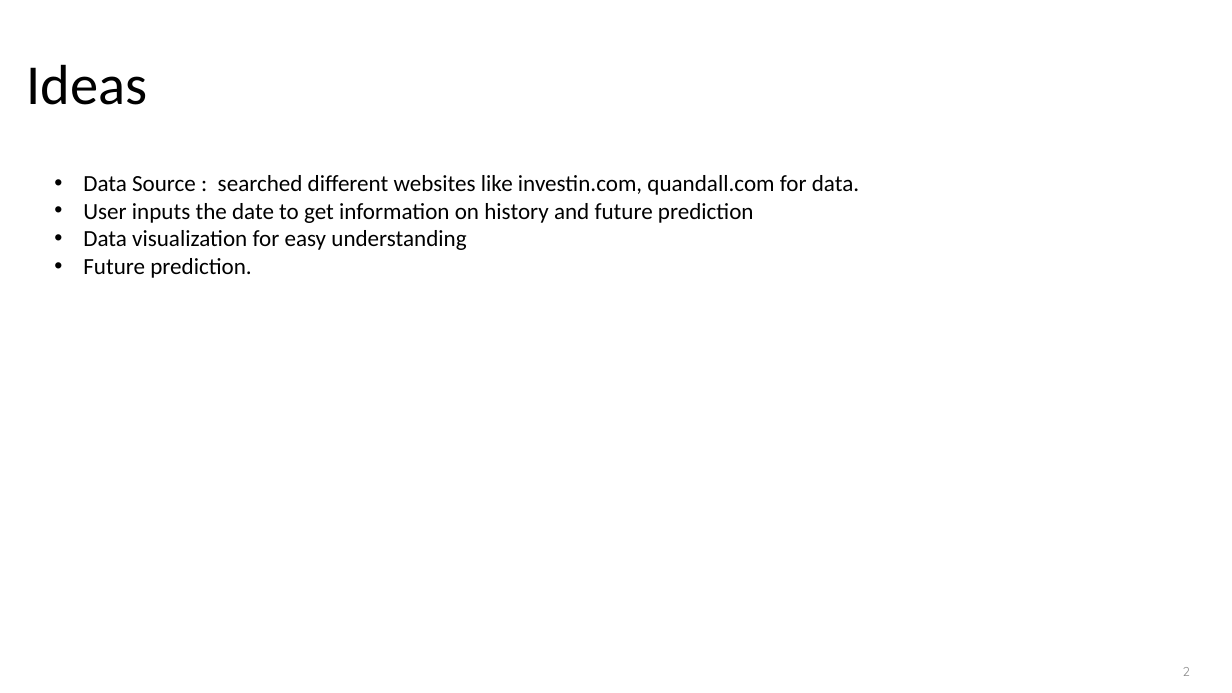
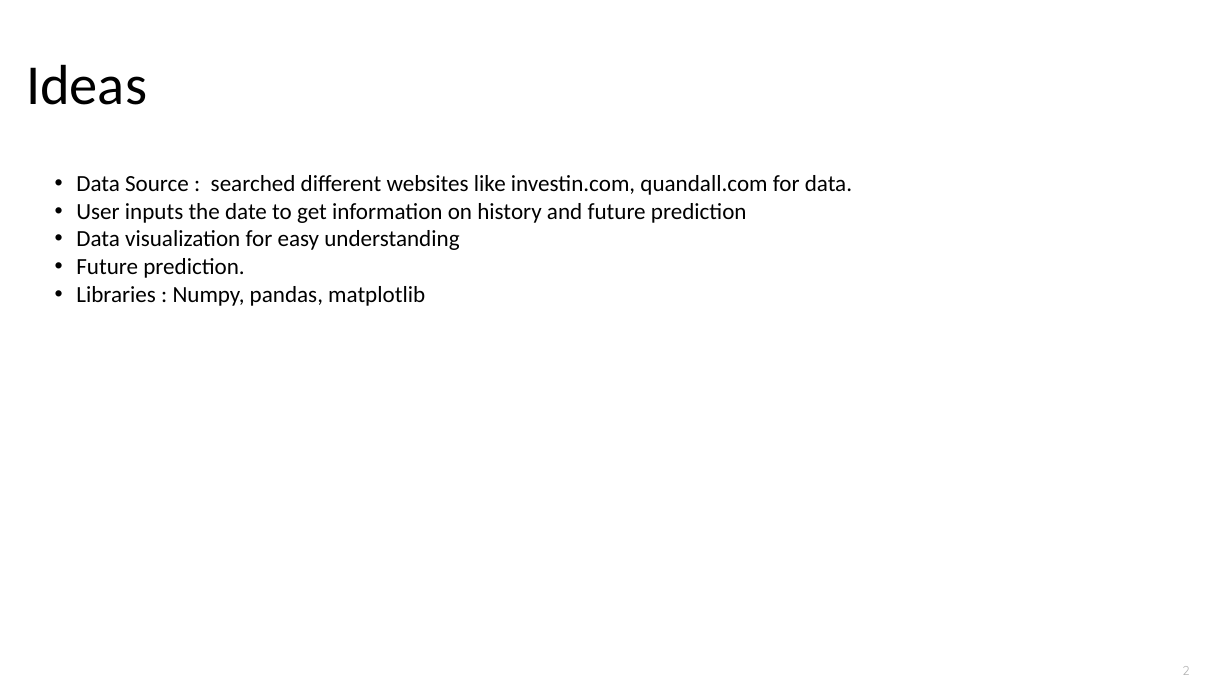
Before and after one commit to chiranthhd1/Forex-visualization-Python-, a slide deck: slide 2 of PyProject_new.pptx. Drawn at 1232x693 pixels with LibreOffice and Linux fonts; fonts in the diff are those of the drawing; background and template pictures are left out. Boxes give left, top, right and bottom in pixels: in the first picture for what was removed or moved away, otherwise in the second. Text is boxed around its words. In the diff, an @@ line names an element or a change of style, - is before the commit and + after.

```diff
--- a/PyProject_new.pptx
+++ b/PyProject_new.pptx
@@ text at [76,175,852,278]: indent changed @@
@@ text at [76,286,425,306]: paragraph added @@
+• Libraries : Numpy, pandas, matplotlib
@@ page number at [1182,666,1189,675]: text colour #8C8C8C to #B2B2B2 @@
```
Also in this commit, not shown: 5 other slides changed, 5 other files.
